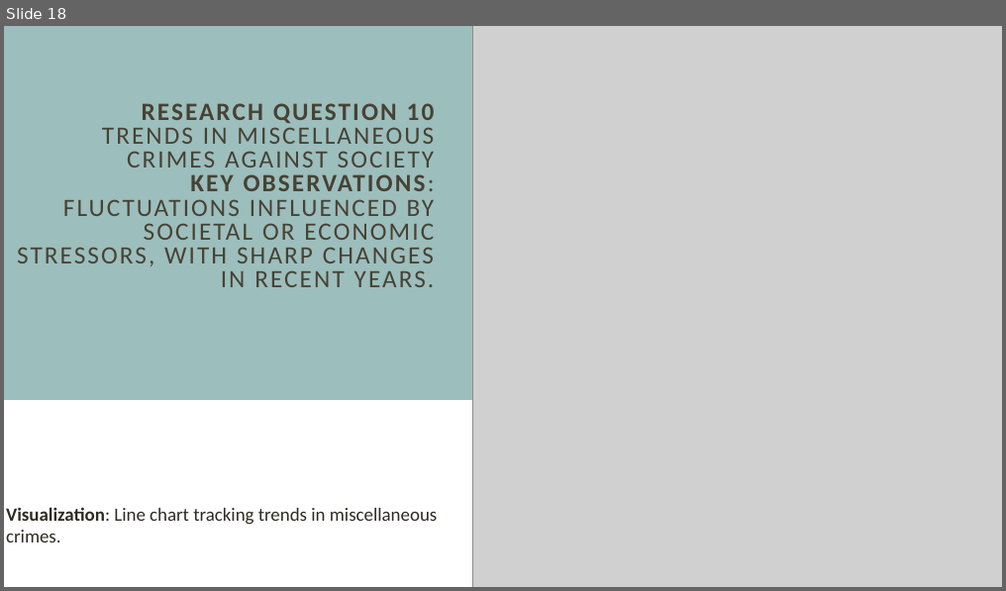
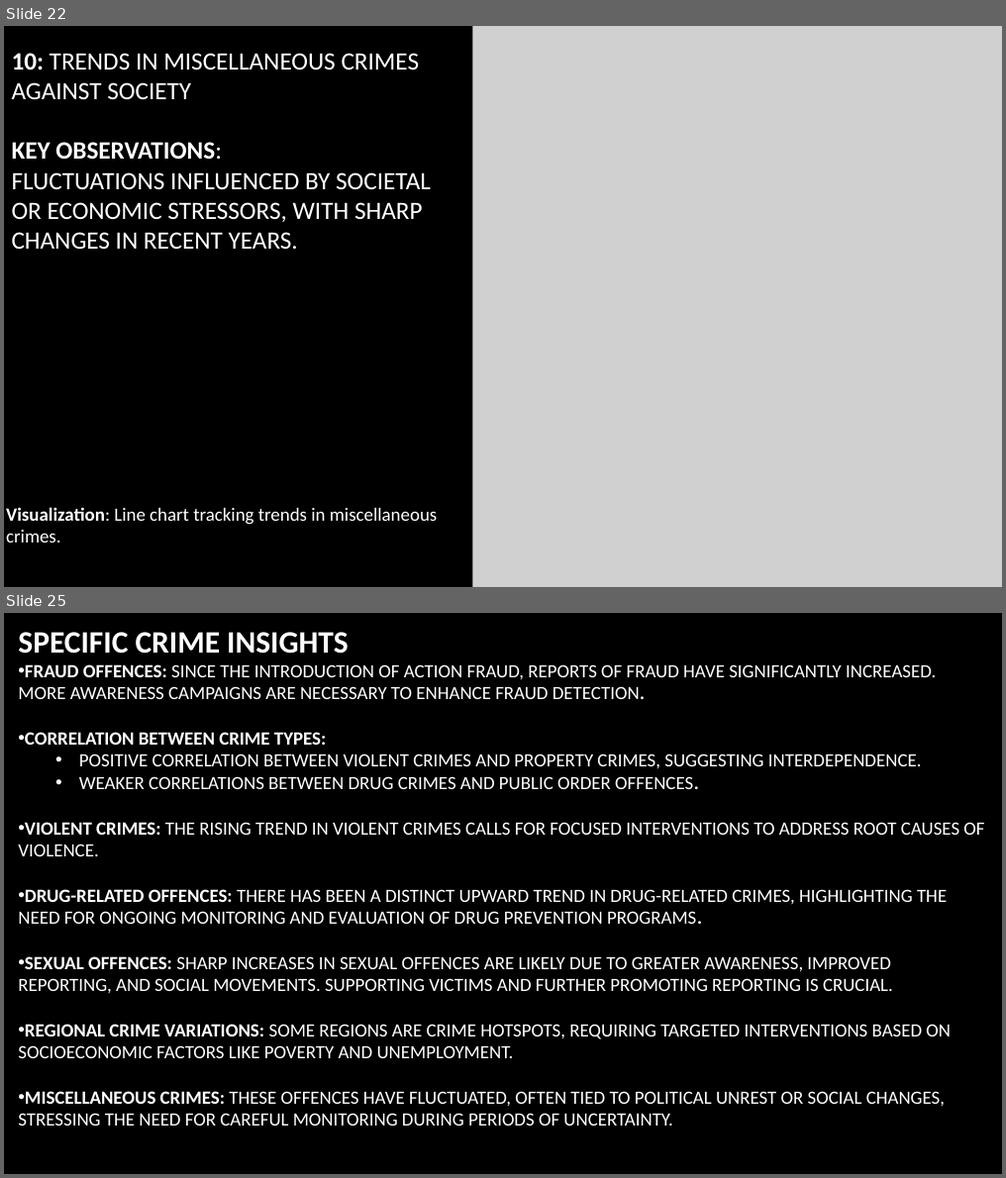
Before and after one commit to EngrIBGIT/Advanced-Data-Analytics---Portfolio-Project-for-DataPulse, a slide deck: presentation/Analysis_of_Police_Recorded_Data_Ibrahim_.pptx. Shown one above the other, each under a label of ours: slide 18 before the commit, slides 22 and 25 after it; the slides between them are not shown. The pictures are 1006x591 and 1006x1178 pixels, drawn with LibreOffice and Linux fonts; fonts in the diff are those of the drawing; grey boxes stand for pictures; background and template pictures are left out. Boxes give left, top, right and bottom in pixels: in the first picture for what was removed or moved away, otherwise in the second. Text is boxed around its words. In the diff, an @@ line names an element or a change of style, - is before the commit and + after.

```diff
--- a/presentation/Analysis_of_Police_Recorded_Data_Ibrahim_.pptx
+++ b/presentation/Analysis_of_Police_Recorded_Data_Ibrahim_.pptx
@@ slide 25 added at [4,613,1002,1174], background picture (left out) @@
@@ text added at [18,632,984,1126], 18 pt, text #FFFFFF @@
+SPECIFIC CRIME INSIGHTS
+• FRAUD OFFENCES: SINCE THE INTRODUCTION OF ACTION FRAUD, REPORTS OF FRAUD HAVE SIGNIFICANTLY INCREASED. MORE AWARENESS CAMPAIGNS ARE NECESSARY TO ENHANCE FRAUD DETECTION.
+• CORRELATION BETWEEN CRIME TYPES:
+  • POSITIVE CORRELATION BETWEEN VIOLENT CRIMES AND PROPERTY CRIMES, SUGGESTING INTERDEPENDENCE.
+  • WEAKER CORRELATIONS BETWEEN DRUG CRIMES AND PUBLIC ORDER OFFENCES.
+• VIOLENT CRIMES: THE RISING TREND IN VIOLENT CRIMES CALLS FOR FOCUSED INTERVENTIONS TO ADDRESS ROOT CAUSES OF VIOLENCE.
+• DRUG-RELATED OFFENCES: THERE HAS BEEN A DISTINCT UPWARD TREND IN DRUG-RELATED CRIMES, HIGHLIGHTING THE NEED FOR ONGOING MONITORING AND EVALUATION OF DRUG PREVENTION PROGRAMS.
+• SEXUAL OFFENCES: SHARP INCREASES IN SEXUAL OFFENCES ARE LIKELY DUE TO GREATER AWARENESS, IMPROVED REPORTING, AND SOCIAL MOVEMENTS. SUPPORTING VICTIMS AND FURTHER PROMOTING REPORTING IS CRUCIAL.
+• REGIONAL CRIME VARIATIONS: SOME REGIONS ARE CRIME HOTSPOTS, REQUIRING TARGETED INTERVENTIONS BASED ON SOCIOECONOMIC FACTORS LIKE POVERTY AND UNEMPLOYMENT.
+• MISCELLANEOUS CRIMES: THESE OFFENCES HAVE FLUCTUATED, OFTEN TIED TO POLITICAL UNREST OR SOCIAL CHANGES, STRESSING THE NEED FOR CAREFUL MONITORING DURING PERIODS OF UNCERTAINTY.
@@ what was slide 18 is now slide 22 @@
@@ slide 22 changed as well @@
@@ background #FFFFFF to picture (left out) @@
@@ title "10: TRENDS IN MISCELLANEOUS CRIMES ..." at [12,53,431,249]: vertical alignment middle to bottom @@
@@ rectangle removed at [4,26,1002,400] @@
@@ title at [12,53,431,249]: text changed; text colour #474233 to #FFFFFF @@
-RESEARCH QUESTION 10
-TRENDS IN MISCELLANEOUS CRIMES AGAINST SOCIETY
-KEY OBSERVATIONS:
-FLUCTUATIONS INFLUENCED BY SOCIETAL OR ECONOMIC STRESSORS, WITH SHARP CHANGES IN RECENT YEARS.
+10: TRENDS IN MISCELLANEOUS CRIMES AGAINST SOCIETY
+KEY OBSERVATIONS:
+FLUCTUATIONS INFLUENCED BY SOCIETAL OR ECONOMIC STRESSORS, WITH SHARP CHANGES IN RECENT YEARS.
@@ text "Visualization: Line chart tracking trends ..." at [6,507,437,543]: text colour #2E2B21 to #FFFFFF @@
```
Also in this commit, not shown: 18 other slides changed, 8 other slides added, 4 slides removed.
